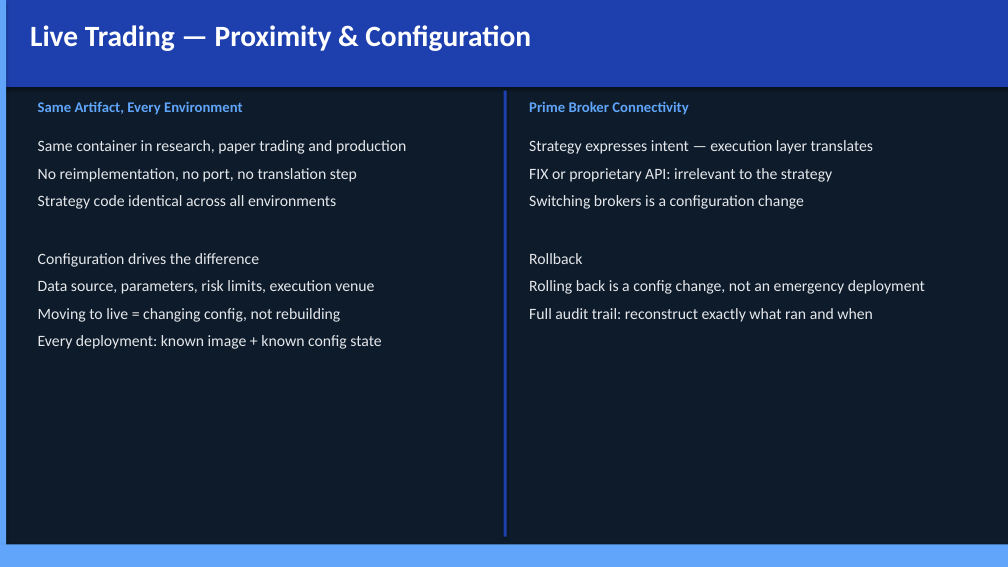
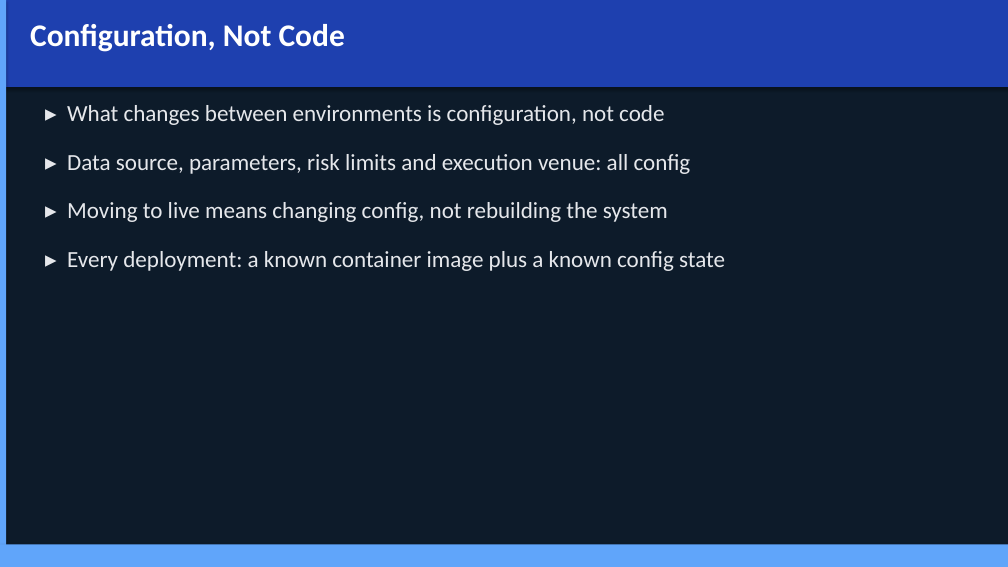
Before and after one commit to Jebel-Quant/platform, a slide deck: slide 26 of vision.pptx (slide 13 before the commit). Drawn at 1008x567 pixels with LibreOffice and Linux fonts; fonts in the diff are those of the drawing. Boxes give left, top, right and bottom in pixels: in the first picture for what was removed or moved away, otherwise in the second. Text is boxed around its words. In the diff, an @@ line names an element or a change of style, - is before the commit and + after.

```diff
--- a/vision.pptx
+++ b/vision.pptx
@@ text at box(30, 24, 345, 52): text changed; size 28 to 30 pt @@
-Live Trading — Proximity & Configuration
+Configuration, Not Code
@@ text removed at box(38, 101, 243, 115) @@
-Same Artifact, Every Environment
@@ text at box(67, 105, 725, 271): text changed; size 15 to 22 pt @@
-Same container in research, paper trading and production
-No reimplementation, no port, no translation step
-Strategy code identical across all environments
-Configuration drives the difference
-Data source, parameters, risk limits, execution venue
-Moving to live = changing config, not rebuilding
-Every deployment: known image + known config state
+▸ What changes between environments is configuration, not code
+▸ Data source, parameters, risk limits and execution venue: all config
+▸ Moving to live means changing config, not rebuilding the system
+▸ Every deployment: a known container image plus a known config state
@@ rectangle removed at box(504, 91, 507, 537) @@
@@ text removed at box(529, 101, 688, 115) @@
-Prime Broker Connectivity
@@ text removed at box(529, 140, 925, 322) @@
-Strategy expresses intent — execution layer translates
-FIX or proprietary API: irrelevant to the strategy
-Switching brokers is a configuration change
-Rollback
-Rolling back is a config change, not an emergency deployment
-Full audit trail: reconstruct exactly what ran and when
```
Also in this commit, not shown: 18 other slides changed, 19 slides added, 1 other file.
